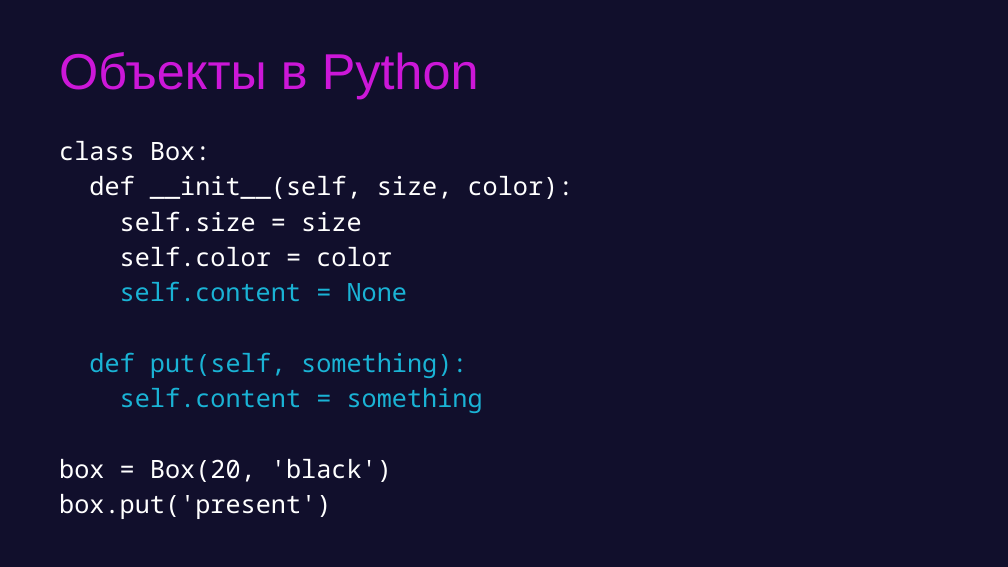
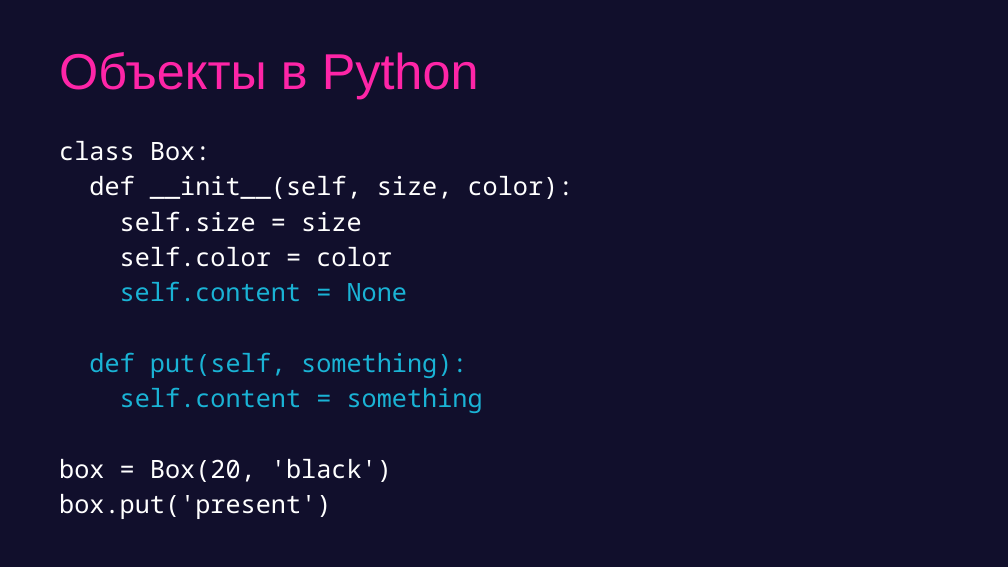
Before and after one commit to game-ai-course/game-ai-school, a slide deck: slide 13 of day1-montecarlo.pptx (slide 18 before the commit). Drawn at 1008x567 pixels with LibreOffice and Linux fonts; fonts in the diff are those of the drawing. Boxes give left, top, right and bottom in pixels: in the first picture for what was removed or moved away, otherwise in the second. Text is boxed around its words. In the diff, an @@ line names an element or a change of style, - is before the commit and + after.

```diff
--- a/day1-montecarlo.pptx
+++ b/day1-montecarlo.pptx
@@ title "Объекты в Python" at (59, 52, 479, 99): text colour #CC17D8 to #FE25A7 @@
```
Also in this commit, not shown: 15 other slides changed, 9 slides added, 12 slides removed, 5 other files.
